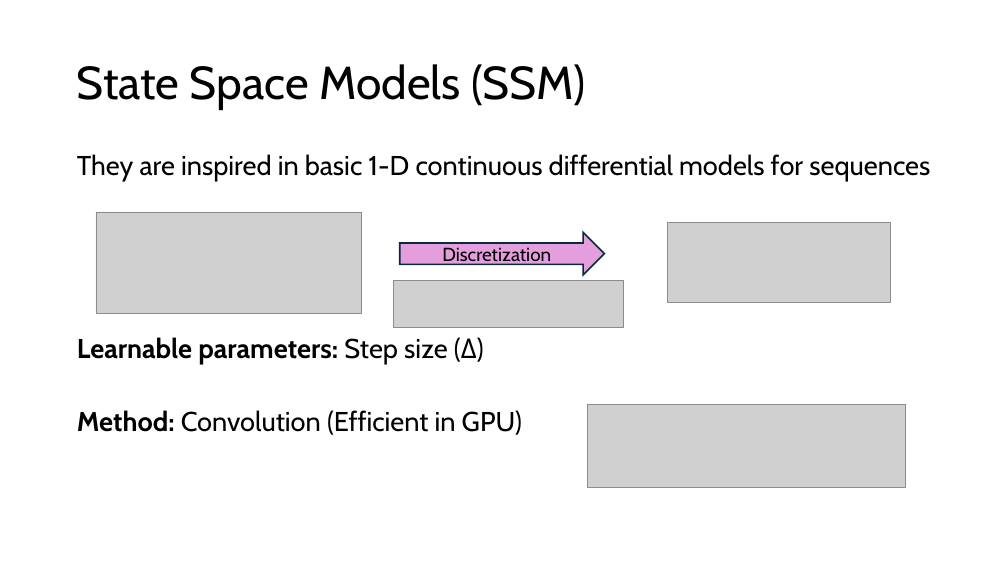
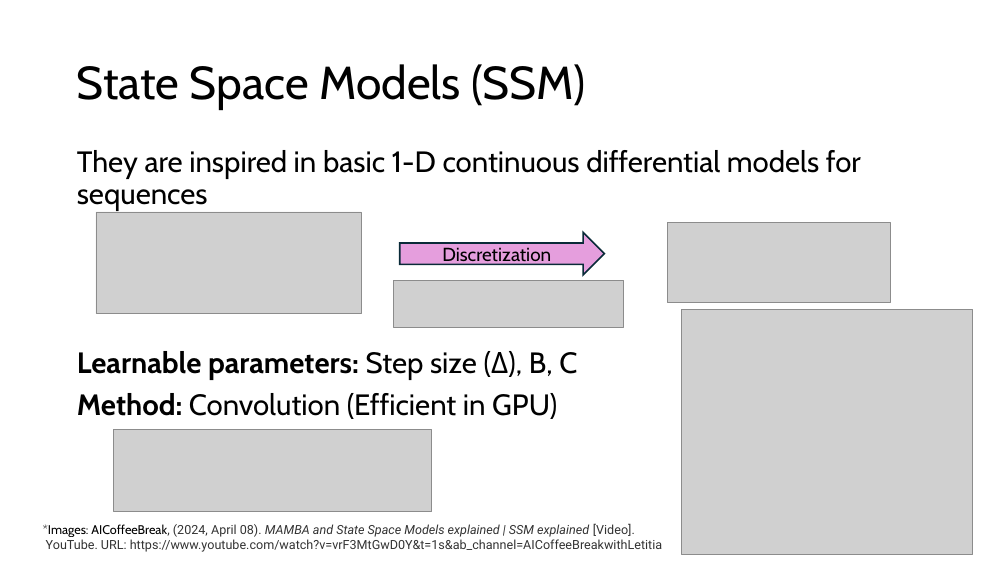
Before and after one commit to BecTome/UPC_MasterArtificialIntelligence, a slide deck: slide 3 of OR/efficient_mamba.pptx. Drawn at 1008x567 pixels with LibreOffice and Linux fonts; fonts in the diff are those of the drawing; grey boxes stand for pictures. Boxes give left, top, right and bottom in pixels: in the first picture for what was removed or moved away, otherwise in the second. Text is boxed around its words. In the diff, an @@ line names an element or a change of style, - is before the commit and + after.

```diff
--- a/OR/efficient_mamba.pptx
+++ b/OR/efficient_mamba.pptx
@@ text at [77,150,861,419]: size 25.9 to 28 pt in "They are inspired in basic 1-D continuous ...", "Method: Convolution (Efficient in GPU)"; line spacing 0.8 to 0.9 @@
@@ picture added at [682,309,973,554] @@
@@ text at [77,351,577,380]: text changed; size 25.9 to 28 pt @@
-Learnable parameters: Step size (Δ)
+Learnable parameters: Step size (Δ), B, C
@@ picture: place and size @@
-picture at [588,405,906,487]
+picture at [113,430,432,512]
@@ text added at [43,523,662,552], 12 pt, text #333333 @@
+*Images: AICoffeeBreak, (2024, April 08). MAMBA and State Space Models explained | SSM explained [Video].
+YouTube. URL: https://www.youtube.com/watch?v=vrF3MtGwD0Y&t=1s&ab_channel=AICoffeeBreakwithLetitia
```
Also in this commit, not shown: 5 other slides changed, 2 slides added, 1 slide removed, 32 other files.
